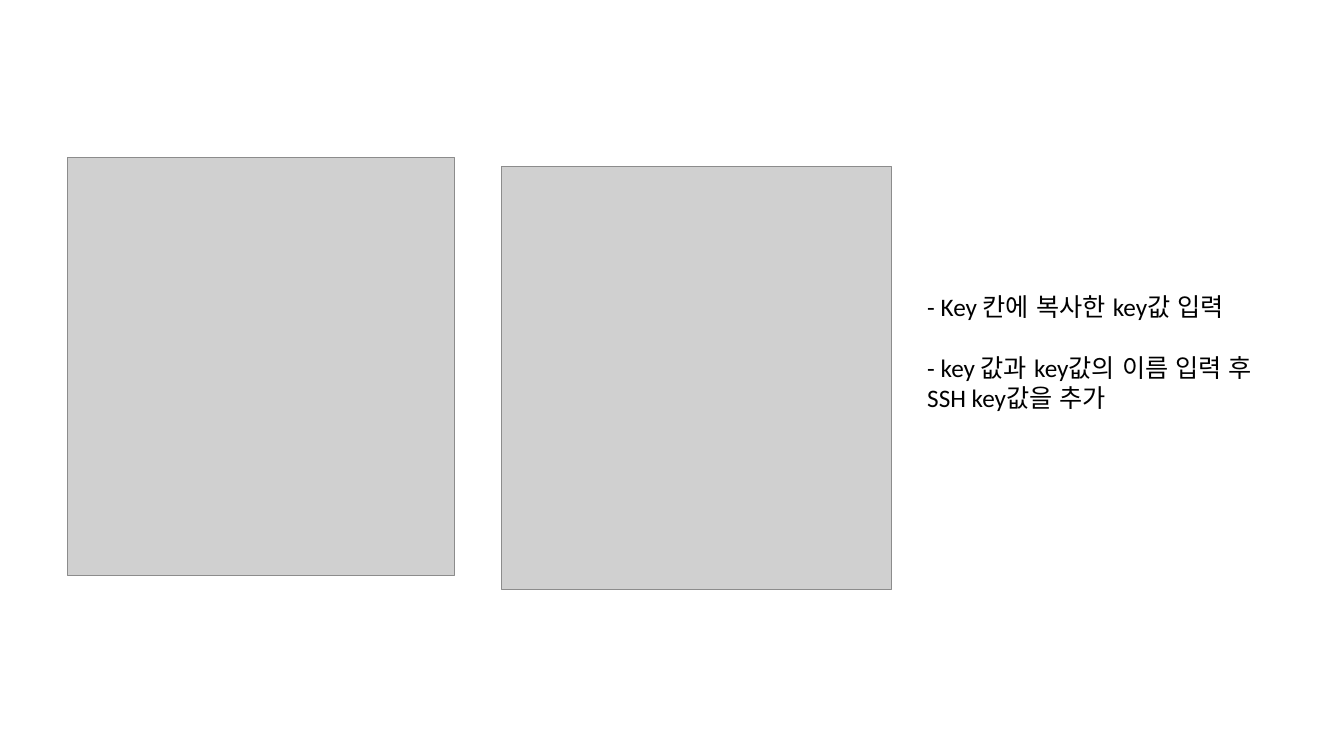
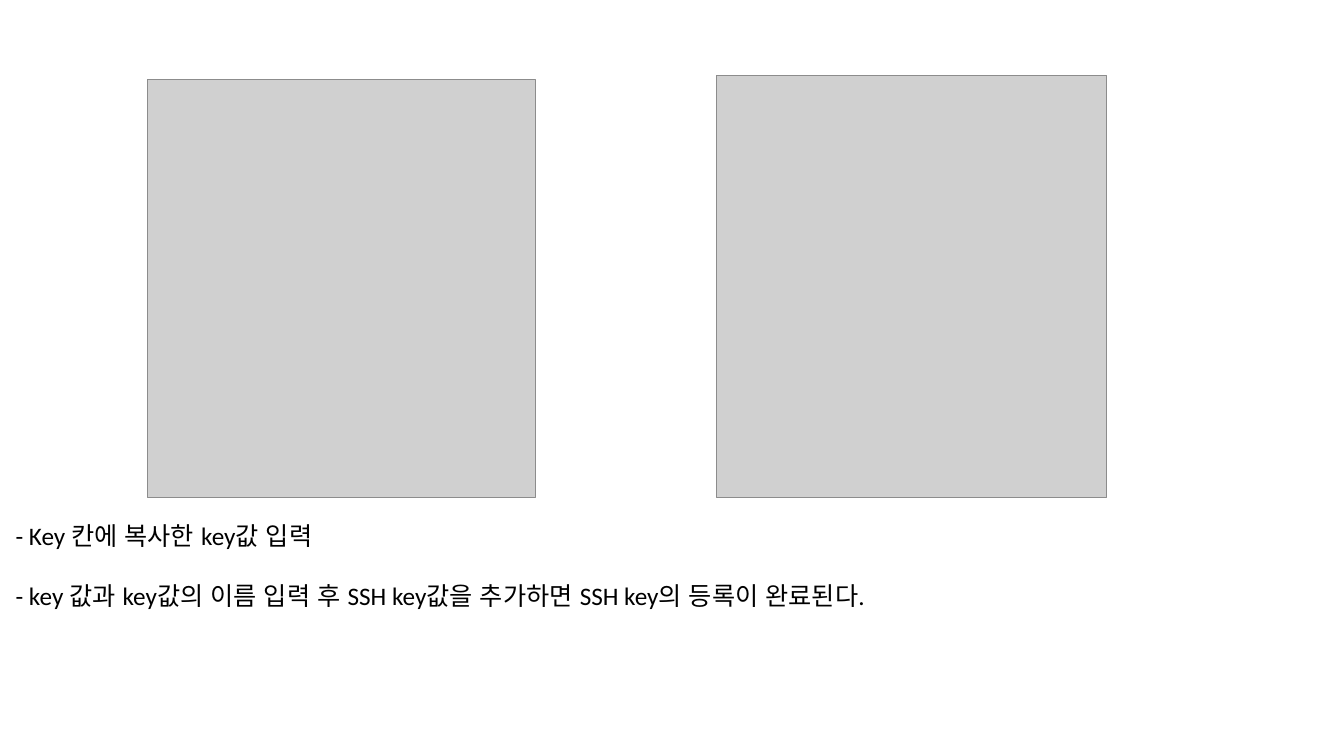
Before and after one commit to ChaeSung-Lee/DJ_InternShip, a slide deck: slide 17 of 2021_Summer/jp.hong/Git_Manual.pptx (slide 4 before the commit). Drawn at 1344x756 pixels with LibreOffice and Linux fonts; fonts in the diff are those of the drawing; grey boxes stand for pictures. Boxes give left, top, right and bottom in pixels: in the first picture for what was removed or moved away, otherwise in the second. Text is boxed around its words. In the diff, an @@ line names an element or a change of style, - is before the commit and + after.

```diff
--- a/2021_Summer/jp.hong/Git_Manual.pptx
+++ b/2021_Summer/jp.hong/Git_Manual.pptx
@@ picture moved from (x1=68, y1=157, x2=455, y2=576) to (x1=148, y1=80, x2=535, y2=498) @@
@@ picture moved from (x1=502, y1=166, x2=892, y2=589) to (x1=717, y1=76, x2=1107, y2=498) @@
@@ text "- Key 칸에 복사한 key값 ..." moved from (x1=927, y1=295, x2=1252, y2=411) to (x1=29, y1=524, x2=865, y2=609) @@
@@ text at (x1=29, y1=584, x2=865, y2=609): text changed @@
-- key 값과 key값의 이름 입력 후
-SSH key값을 추가
+- key 값과 key값의 이름 입력 후 SSH key값을 추가하면 SSH key의 등록이 완료된다.
```
Also in this commit, not shown: 4 other slides changed, 14 slides added, 3 other files.
